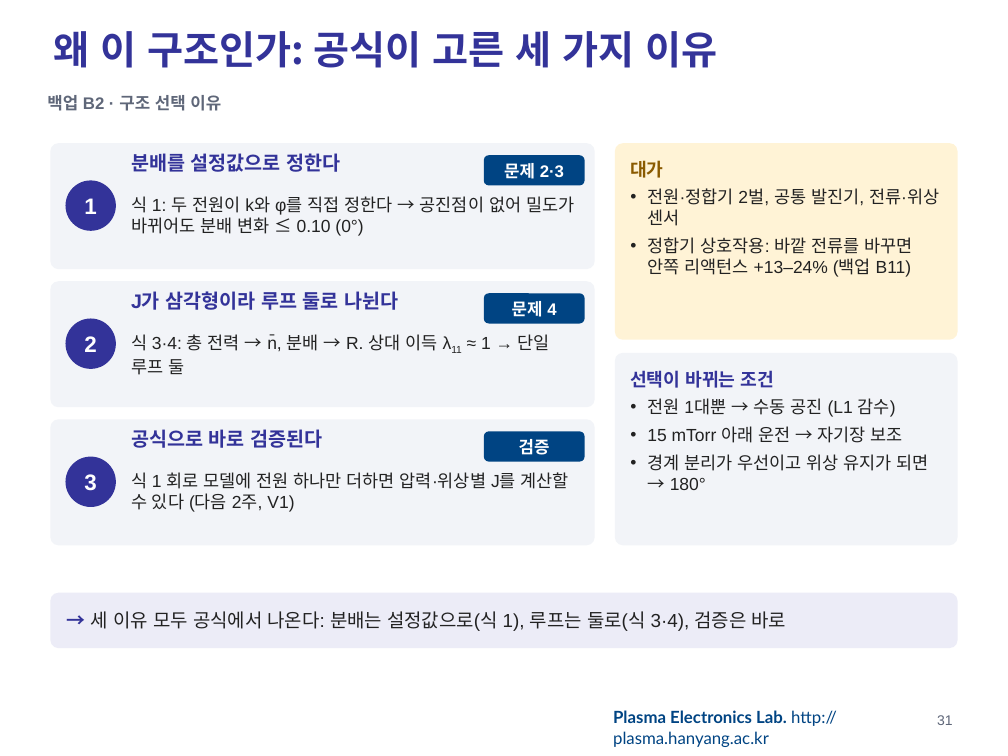
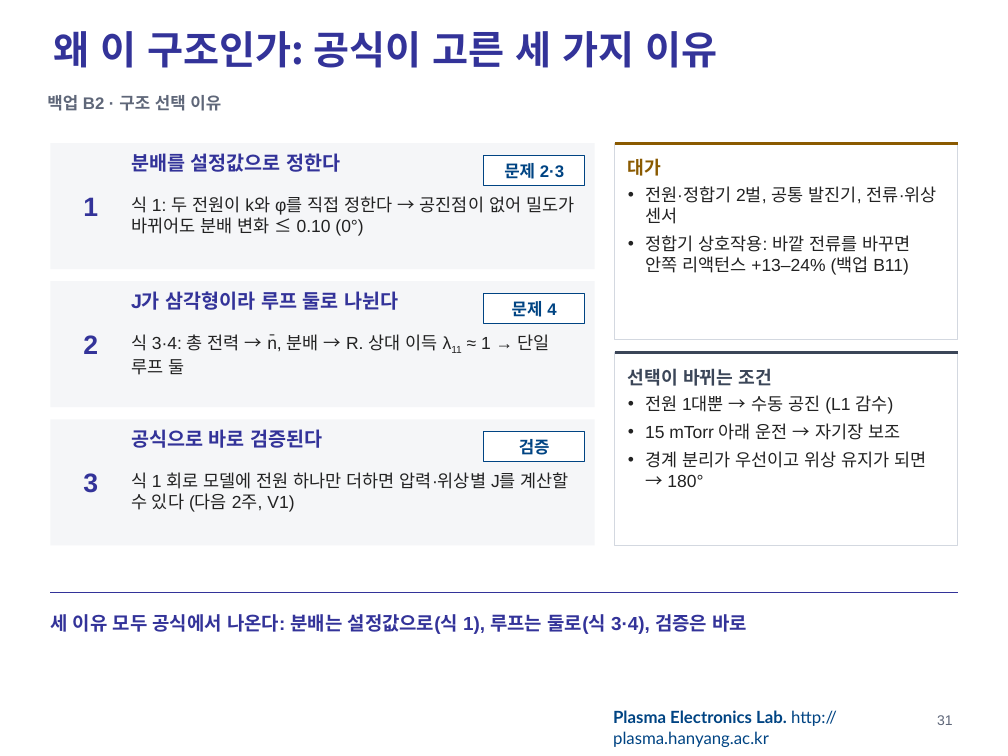
Before and after one commit to garlicjam-pyo/plasma, a slide deck: slide 31 of presentations/1차발표_최종.pptx. Drawn at 1008x756 pixels with LibreOffice and Linux fonts; fonts in the diff are those of the drawing; background and template pictures are left out. Boxes give left, top, right and bottom in pixels: in the first picture for what was removed or moved away, otherwise in the second. Text is boxed around its words. In the diff, an @@ line names an element or a change of style, - is before the commit and + after.

```diff
--- a/presentations/1차발표_최종.pptx
+++ b/presentations/1차발표_최종.pptx
@@ rectangle "대가" at bbox=[615, 143, 958, 340]: rounded rectangle to rectangle; fill #FFF3D6 to #FFFFFF; outline none to #D3D8E0 0.75 pt @@
@@ line added from (615, 143) to (958, 143), #8A5A00 2.25 pt @@
@@ text "1": place and size @@
-text "1" at bbox=[66, 180, 116, 231]
+text "1" at bbox=[83, 197, 98, 216]
@@ text "2": place and size @@
-text "2" at bbox=[66, 319, 116, 369]
+text "2" at bbox=[83, 335, 98, 354]
@@ rectangle "선택이 바뀌는 조건" at bbox=[615, 353, 958, 545]: rounded rectangle to rectangle; fill #F2F4F8 to #FFFFFF; outline none to #D3D8E0 0.75 pt @@
@@ line added from (615, 353) to (958, 353), #3B4658 2.25 pt @@
@@ text in rectangle at bbox=[628, 368, 771, 386]: text colour #333399 to #3B4658 in "선택이 바뀌는 조건" @@
@@ rounded rectangle to rectangle; fill #F2F4F8 to #F5F6F8 in 3 elements at bbox=[50, 143, 595, 269], bbox=[50, 281, 595, 407], bbox=[50, 419, 595, 545] @@
@@ text colour #FFFFFF to #004483; rounded rectangle to rectangle; fill #004483 to #FFFFFF; outline none to #004483 1 pt in 3 elements at bbox=[484, 155, 585, 185], bbox=[484, 293, 585, 324], bbox=[484, 431, 585, 462] @@
@@ size 16 to 19 pt, text colour #FFFFFF to #333399; more space between paragraphs; fill #333399 to none in 3 elements at bbox=[83, 197, 98, 216], bbox=[83, 335, 98, 354], bbox=[83, 473, 98, 493] @@
@@ text "3": place and size @@
-text "3" at bbox=[66, 457, 116, 507]
+text "3" at bbox=[83, 473, 98, 493]
@@ text "세 이유 모두 공식에서 나온다: ...": place and size @@
-text "세 이유 모두 공식에서 나온다: ..." at bbox=[50, 593, 958, 648]
+text "세 이유 모두 공식에서 나온다: ..." at bbox=[50, 614, 747, 634]
@@ text "세 이유 모두 공식에서 나온다: ..." at bbox=[50, 614, 747, 634]: fill #ECECF7 to none @@
@@ line added from (50, 593) to (958, 593), #333399 1 pt @@
@@ text at bbox=[50, 614, 747, 634]: text changed; text colour #222222 to #333399; bold on @@
-→ 세 이유 모두 공식에서 나온다: 분배는 설정값으로(식 1), 루프는 둘로(식 3·4), 검증은 바로
+세 이유 모두 공식에서 나온다: 분배는 설정값으로(식 1), 루프는 둘로(식 3·4), 검증은 바로
```
Also in this commit, not shown: 39 other slides changed, 3 other files.
